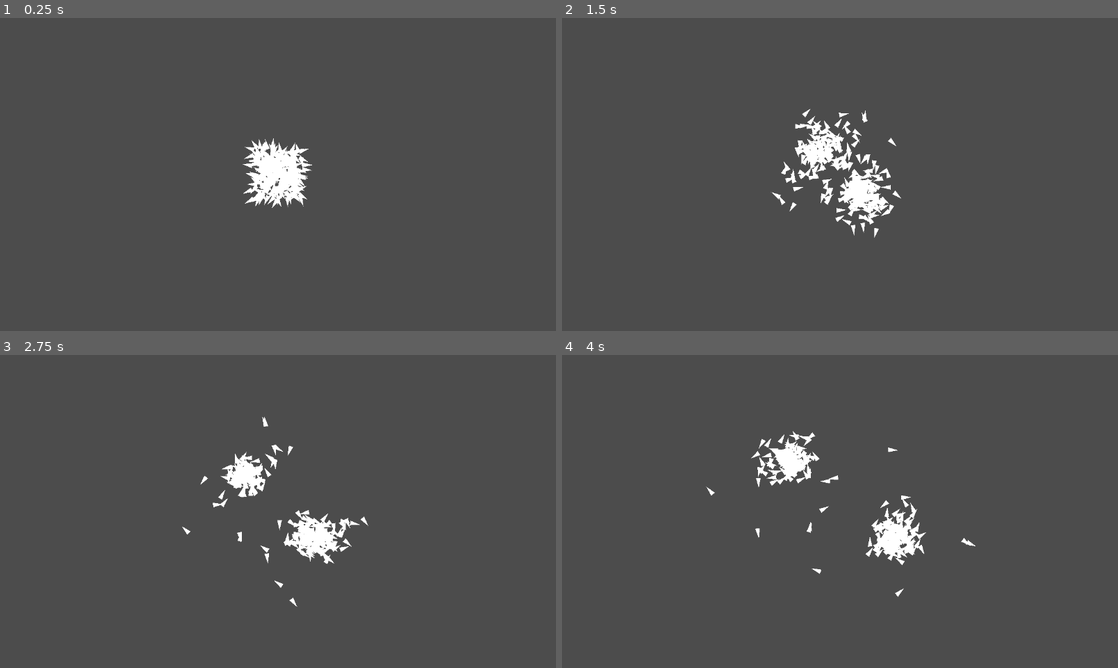
Above: before the commit, frames 1-4 (two rows, left to right).
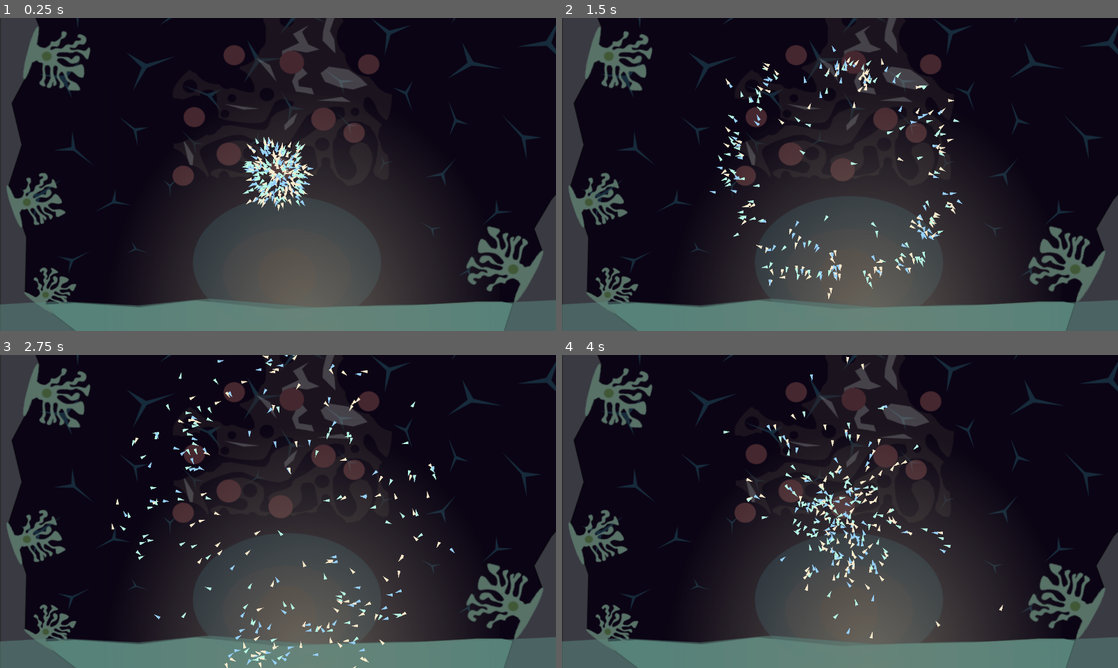
Above: after the commit, the same moments.

Repository: bioerrorlog/BoidsFlockingGodot
Game: Godot game, scene res://src/Main.tscn
Same seed, same stepped clock (60 frames per second), same inputs: the game is played once before the commit and once after it.
Inputs:
- Up to frame 1 (0.25 s): no input
- Up to frame 2 (1.5 s): no input
- Up to frame 3 (2.75 s): no input
- Up to frame 4 (4 s): no input

The runs differ from the first frame. In frame 1, 82% of the frame differs, in the area x 0-100%, y 0-100%; in frame 2, 83%; in frame 3, 82%; in frame 4, 82%.

Commit message:
add centralization force and background

Diff:
--- a/src/Boid.gd
+++ b/src/Boid.gd
@@ -5,15 +5,17 @@
 onready var sensors = $ObstacleSensors
 
 var boids = []
-var move_speed = 200
+var move_speed = 600
 var perception_radius = 50
+var centralization_force_radius = 500
 var velocity = Vector2()
 var acceleration = Vector2()
 var steer_force = 50.0
-var alignment_force = 0.6
-var cohesion_force = 0.6
+var alignment_force = 1.2
+var cohesion_force = 0.5
 var seperation_force = 1.0
 var avoidance_force = 30.0
+var centralization_force = 0.5
 
 export (Array, Color) var colors
 
@@ -30,6 +32,7 @@
 	acceleration += process_alignments(neighbors) * alignment_force
 	acceleration += process_cohesion(neighbors) * cohesion_force
 	acceleration += process_seperation(neighbors) * seperation_force
+	acceleration += process_centralization(Vector2(0, 0)) * centralization_force
 
 	if is_obsticle_ahead():
 		acceleration += process_obsticle_avoidance() * avoidance_force
@@ -40,6 +43,11 @@
 
 	translate(velocity * delta)
 
+func process_centralization(centor: Vector2):
+	if position.distance_to(centor) < centralization_force_radius:
+		return Vector2()
+
+	return steer((centor - position).normalized() * move_speed)
 
 func process_cohesion(neighbors):
 	var vector = Vector2()
--- a/src/Boid.tscn
+++ b/src/Boid.tscn
@@ -4,7 +4,7 @@
 
 [node name="Boid" type="Node2D"]
 script = ExtResource( 1 )
-colors = [ Color( 1, 1, 1, 1 ) ]
+colors = [ Color( 0.721569, 0.976471, 0.898039, 1 ), Color( 0.988235, 0.92549, 0.807843, 1 ), Color( 0.596078, 0.823529, 0.988235, 1 ) ]
 
 [node name="Polygon2D" type="Polygon2D" parent="."]
 polygon = PoolVector2Array( -21.0213, -11.091, -21.1962, 10.4124, 25.3072, 0.0977631 )
--- a/src/Main.gd
+++ b/src/Main.gd
@@ -1,6 +1,6 @@
 extends Node2D
 
-const BOIDS_COUNT = 300
+const BOIDS_COUNT = 256
 
 onready var boid_scene = preload("res://src/Boid.tscn")
 onready var boids_container = $Boids
--- a/src/Main.tscn
+++ b/src/Main.tscn
@@ -1,15 +1,19 @@
-[gd_scene load_steps=2 format=2]
+[gd_scene load_steps=3 format=2]
 
+[ext_resource path="res://assets/background_dark.png" type="Texture" id=1]
 [ext_resource path="res://src/Main.gd" type="Script" id=2]
 
 [node name="Main" type="Node2D"]
 script = ExtResource( 2 )
 
 [node name="Background" type="Sprite" parent="."]
+position = Vector2( 0, -100 )
+scale = Vector2( 3.2, 3 )
+texture = ExtResource( 1 )
 
 [node name="Camera2D" type="Camera2D" parent="."]
 current = true
-zoom = Vector2( 2, 2 )
+zoom = Vector2( 3, 3 )
 smoothing_enabled = true
 
 [node name="Obstacles" type="Node2D" parent="."]
Binary file added: assets/background_dark.png
Not shown, added: assets/background_dark.png.import
